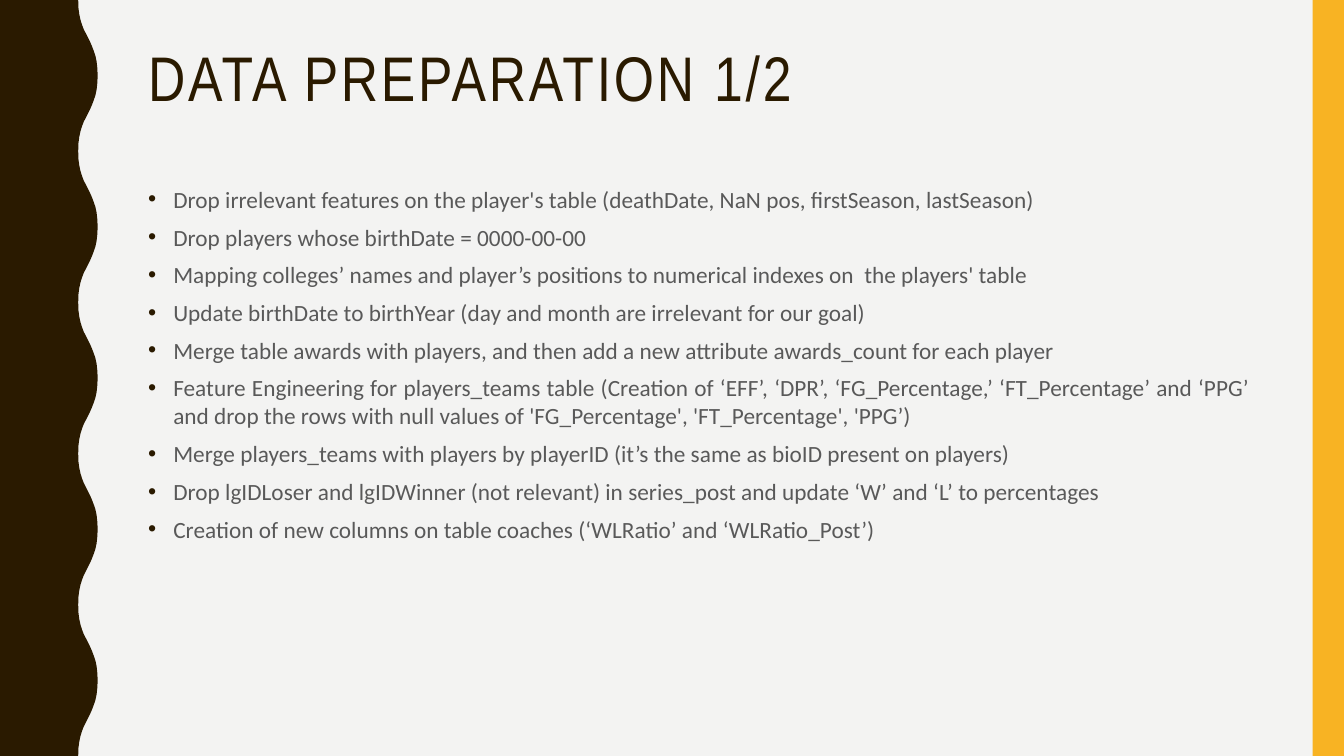
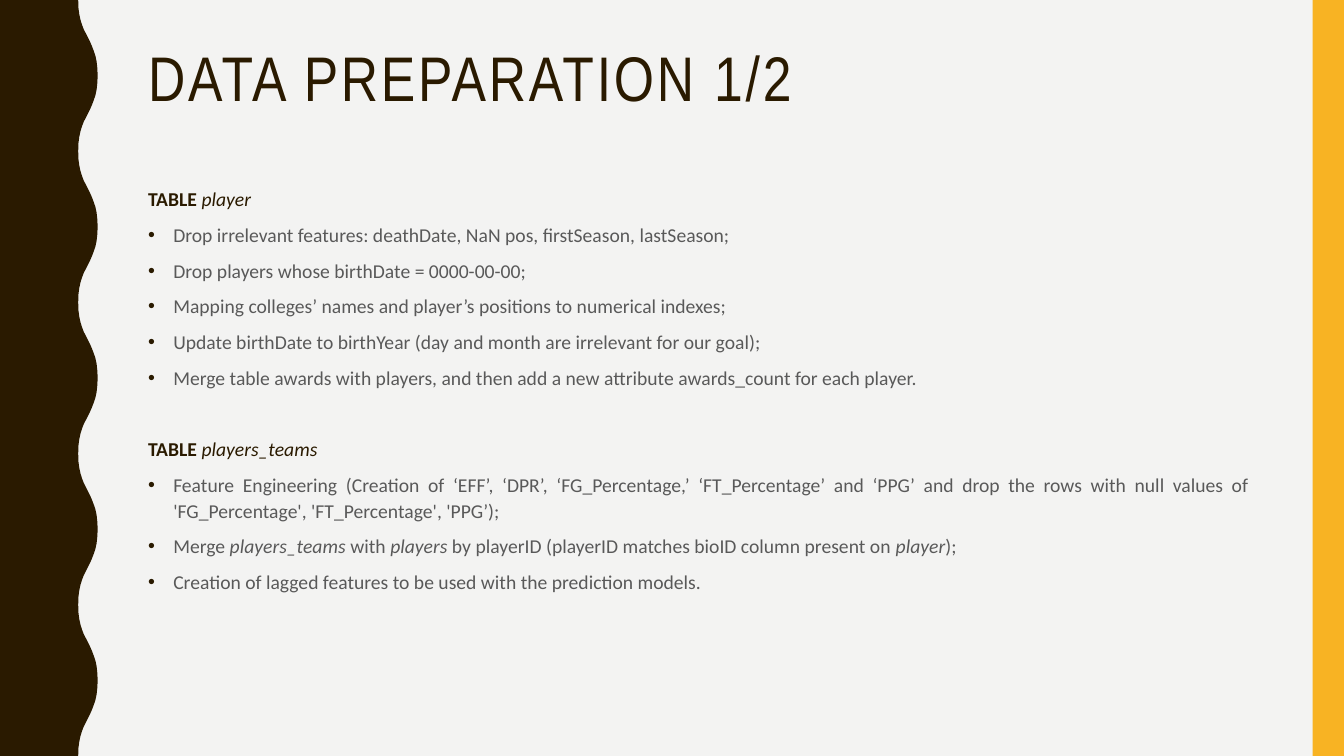
Before and after one commit to afs202005277/AC, a slide deck: slide 7 of ppt projeto.pptx. Drawn at 1344x756 pixels with LibreOffice and Linux fonts; fonts in the diff are those of the drawing. Boxes give left, top, right and bottom in pixels: in the first picture for what was removed or moved away, otherwise in the second. Text is boxed around its words. In the diff, an @@ line names an element or a change of style, - is before the commit and + after.

```diff
--- a/ppt projeto.pptx
+++ b/ppt projeto.pptx
@@ text at [148,192,1248,593]: text changed; size 16.6 to 14 pt @@
-• Drop irrelevant features on the player's table (deathDate, NaN pos, firstSeason, lastSeason)
-• Drop players whose birthDate = 0000-00-00
-• Mapping colleges’ names and player’s positions to numerical indexes on the players' table
-• Update birthDate to birthYear (day and month are irrelevant for our goal)
-• Merge table awards with players, and then add a new attribute awards_count for each player
-• Feature Engineering for players_teams table (Creation of ‘EFF’, ‘DPR’, ‘FG_Percentage,’ ‘FT_Percentage’ and ‘PPG’ and drop the rows with null values of 'FG_Percentage', 'FT_Percentage', 'PPG’)
-• Merge players_teams with players by playerID (it’s the same as bioID present on players)
-• Drop lgIDLoser and lgIDWinner (not relevant) in series_post and update ‘W’ and ‘L’ to percentages
-• Creation of new columns on table coaches (‘WLRatio’ and ‘WLRatio_Post’)
+TABLE player
+• Drop irrelevant features: deathDate, NaN pos, firstSeason, lastSeason;
+• Drop players whose birthDate = 0000-00-00;
+• Mapping colleges’ names and player’s positions to numerical indexes;
+• Update birthDate to birthYear (day and month are irrelevant for our goal);
+• Merge table awards with players, and then add a new attribute awards_count for each player.
+TABLE players_teams
+• Feature Engineering (Creation of ‘EFF’, ‘DPR’, ‘FG_Percentage,’ ‘FT_Percentage’ and ‘PPG’ and drop the rows with null values of 'FG_Percentage', 'FT_Percentage', 'PPG’);
+• Merge players_teams with players by playerID (playerID matches bioID column present on player);
+• Creation of lagged features to be used with the prediction models.
```
Also in this commit, not shown: 17 other slides changed, 1 slide added, 1 slide removed.
